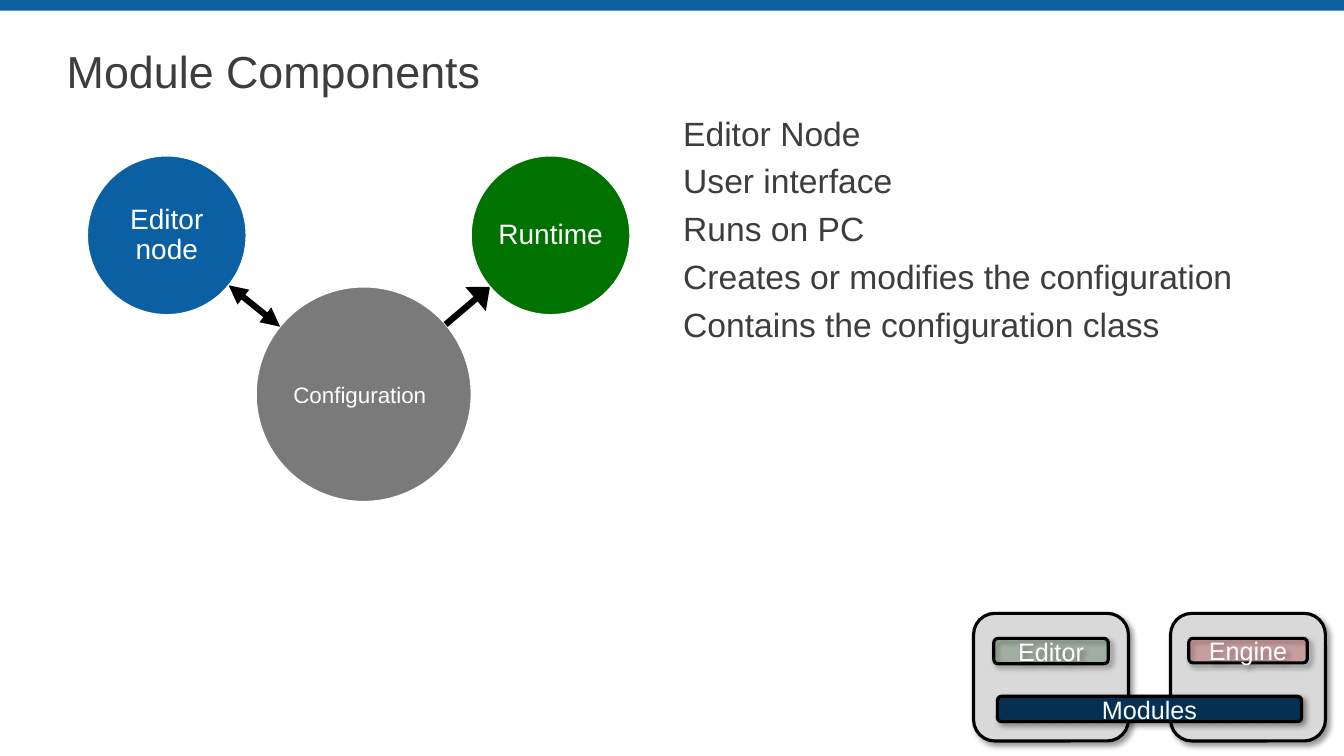
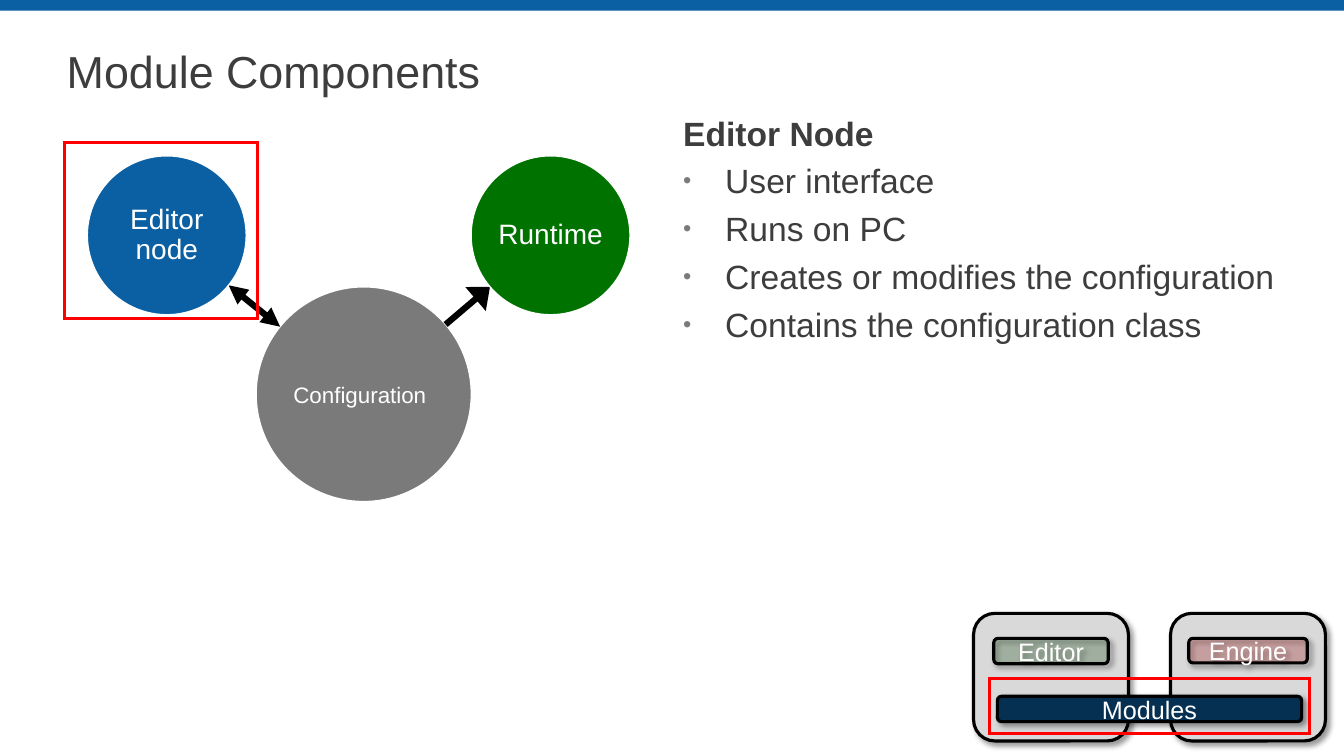
Before and after one commit to LabVIEW-DCAF/Documentation, a slide deck: slide 12 of Trunk/Getting Started Material/DCAF Training/1 Introduction to DCAF.pptx. Drawn at 1344x756 pixels with LibreOffice and Linux fonts; fonts in the diff are those of the drawing; background and template pictures are left out. Boxes give left, top, right and bottom in pixels: in the first picture for what was removed or moved away, otherwise in the second. Text is boxed around its words. In the diff, an @@ line names an element or a change of style, - is before the commit and + after.

```diff
--- a/Trunk/Getting Started Material/DCAF Training/1 Introduction to DCAF.pptx
+++ b/Trunk/Getting Started Material/DCAF Training/1 Introduction to DCAF.pptx
@@ text "Editor Node" at (x1=683, y1=121, x2=1274, y2=344): bold on in "Editor Node"; bullet none to • @@
@@ rectangle added at (x1=65, y1=142, x2=257, y2=318), outline #FF0000 2.25 pt @@
@@ rectangle added at (x1=990, y1=679, x2=1310, y2=734), outline #FF0000 2.25 pt @@
```
Also in this commit, not shown: 19 other slides changed, 10 slides added.
